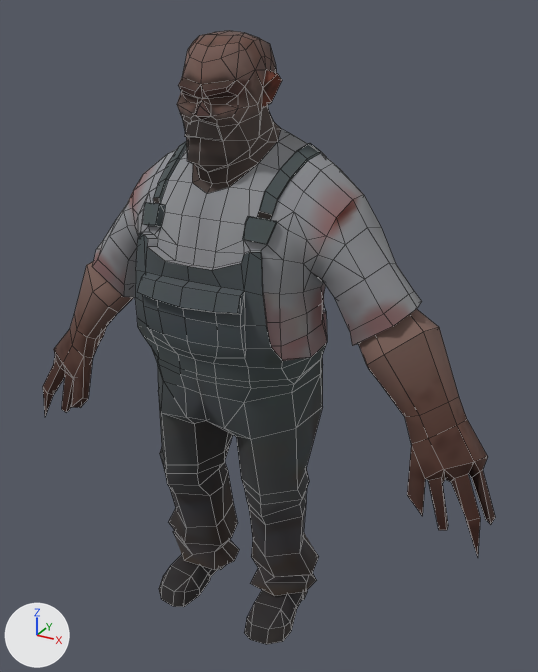
An edit to the FBX model Assets/BZ_ENV/Models/bz_characters/mob_02/bz_mob_02_mesh.fbx, drawn before and after from the same camera.
Both versions are drawn from a camera (50 mm lens) standing at (1.095, -1.777, 1.9) and looking at (0.083, 0.064, 0.979). Arrows for +X, +Y and +Z are at lower left; the lights stay in place. Mesh edges are drawn as thin lines. Where no turn or scale is listed for an object, it has been applied to the vertices.

Objects in the first picture: 'bz_mob_02'.
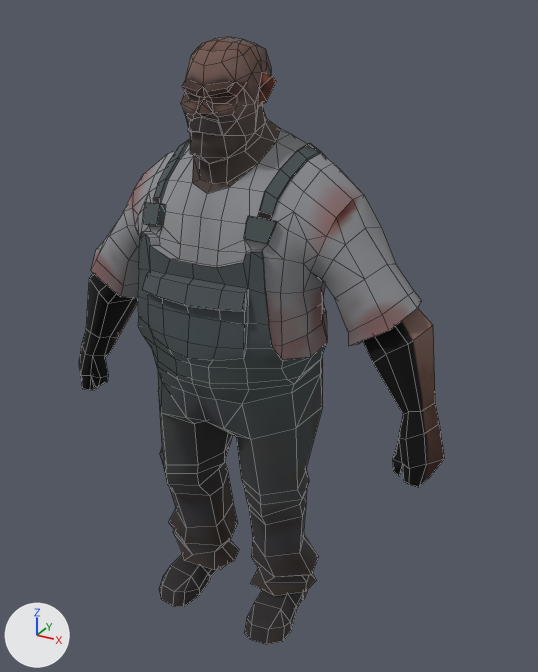
Commit message: mobs fixes

What differs and where, as boxes (x1, y1, x2, y2) in the pictures (538 x 672 px; the box of a moved part takes in the faces that stretch with it):
'bz_mob_02', reshaped (19% narrower)
    before: (43, 30, 495, 644)
    after: (79, 37, 444, 644)
part 1 of me_bz_alcash_002, rebuilt
    before: (358, 309, 495, 558)
    after: (363, 308, 444, 487)
part 2 of me_bz_alcash_002, rebuilt
    before: (43, 262, 133, 416)
    after: (79, 273, 138, 390)
part 3 of me_bz_alcash_002, moved or reshaped
    before: (92, 30, 417, 439)
    after: (91, 37, 417, 439)

The change, as a diff of the scene's bpy script:
```diff
--- a/Assets/BZ_ENV/Models/bz_characters/mob_02/bz_mob_02_mesh.fbx.py
+++ b/Assets/BZ_ENV/Models/bz_characters/mob_02/bz_mob_02_mesh.fbx.py
@@ me_bz_alcash_002 @@
 # used by ob_bz_mob_02; location = (0.0, 0.0, 0.0)
-me_bz_alcash_002.from_pydata(...)  # 943 vertices, 1022 faces; spans x -0.83..0.83, y -0.28..0.26, z 0.0..1.85
+me_bz_alcash_002.from_pydata(...)  # 911 vertices, 988 faces; spans x -0.67..0.67, y -0.25..0.26, z 0.0..1.83
+# me_bz_alcash_002 part 1: the loose piece of 68 vertices spanning x 0.34..0.83, y -0.07..0.14, z 0.5..1.21 is rebuilt with 52 vertices and now spans x 0.35..0.67, y -0.06..0.16, z 0.65..1.22
+# me_bz_alcash_002 part 2: the loose piece of 68 vertices spanning x -0.83..-0.34, y -0.07..0.14, z 0.5..1.21 is rebuilt with 52 vertices and now spans x -0.67..-0.35, y -0.06..0.16, z 0.65..1.22
+# me_bz_alcash_002 part 3
+# 27 vertices are removed from x -0.22..0.22, y -0.24..-0.03, z 1.06..1.65
+# 86 faces are deleted
+# 40 vertices in x -0.21..0.21, y -0.21..-0.12, z 1.13..1.72 move by (0.0, 0.01, 0.0)
+# 18 vertices in x -0.19..0.19, y -0.26..-0.17, z 1.14..1.28 move by (0.0, 0.02, 0.0)
+# 16 vertices in x -0.48..0.48, y -0.2..0.11, z 0.88..1.71 move by (0.0, -0.01, 0.0)
+# 8 vertices in x -0.51..0.51, y -0.04..0.12, z 1.14..1.83 move by (0.0, -0.01, -0.01)
+# 7 vertices in x -0.06..0.06, y -0.22..0.12, z 0.95..1.77 move by (0.0, -0.02, -0.01)
+# 6 vertices in x -0.08..0.08, y -0.1..0.11, z 1.6..1.84 move by (0.0, 0.0, -0.01)
+# 125 vertices move from x -0.4..0.4, y -0.28..0.1, z 0.88..1.85 to x -0.39..0.39, y -0.25..0.09, z 0.88..1.83
+# 27 vertices are added at x -0.22..0.22, y -0.23..-0.04, z 1.06..1.66
+# 86 new faces join them
 me_bz_alcash_002.materials.append(mat_bl_mobs)
```
